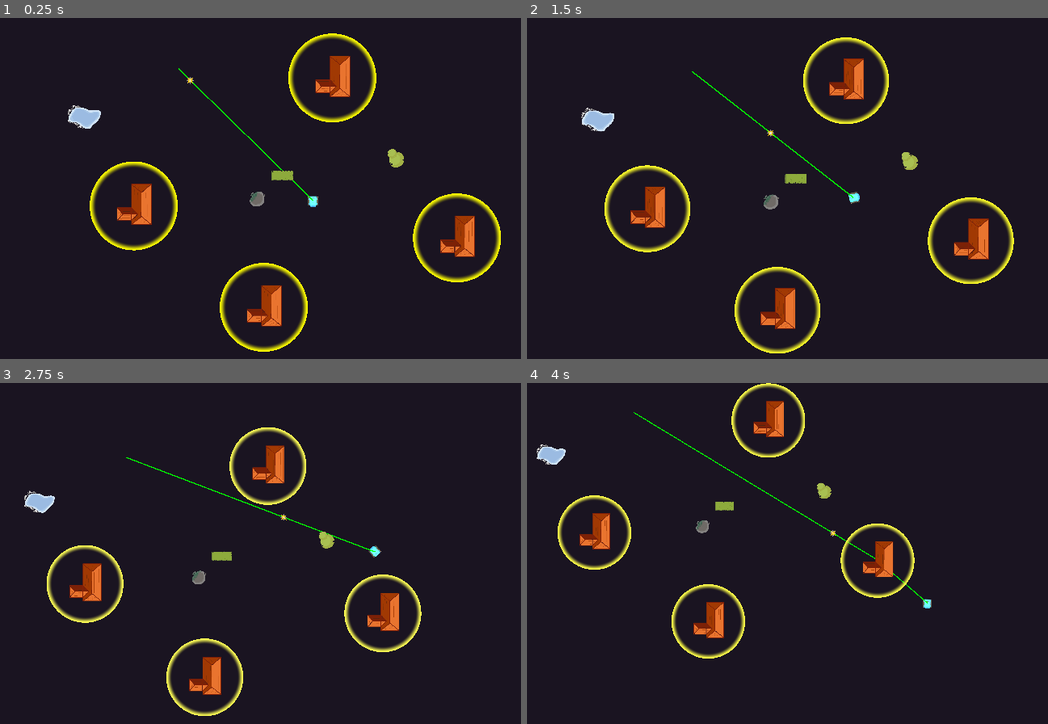
Above: before the commit, frames 1-4 (two rows, left to right).
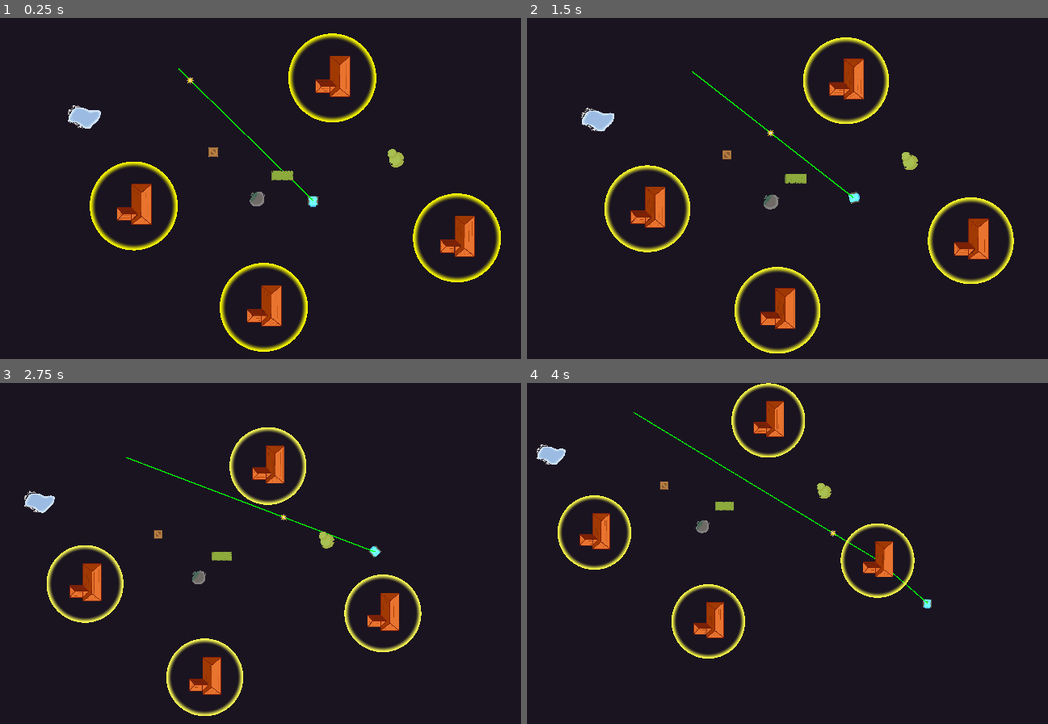
Above: after the commit, the same moments.

Repository: SpyrexDE/BzzBzz
Game: Godot game, scene res://levels/testlvl1.tscn
The game is run twice, just before and just after one commit, with the same random seed, the same clock (stepped at 60 frames per second) and the same inputs.
Inputs:
- Up to frame 1 (0.25 s): no input
- Up to frame 2 (1.5 s): hold D (steer_right) 0.53-1.28 s; hold S (go_backward) from 1.28 s (still down)
- Up to frame 3 (2.75 s): release S (go_backward) at 2.03 s; hold D (steer_right) from 2.03 s (still down)
- Up to frame 4 (4 s): release D (steer_right) at 2.78 s; hold W (go_forward) 2.78-3.53 s; hold A (steer_left) from 3.53 s (still down)

The runs differ from the first frame. In frame 1, less than 0.1% of the frame differs, in the area x 40-42%, y 37-41%; in frame 2, less than 0.1%; in frame 3, less than 0.1%; in frame 4, less than 0.1%.

Commit message:
add game over by kiste

Diff:
--- a/levels/testlvl1.tscn
+++ b/levels/testlvl1.tscn
@@ -9,6 +9,7 @@
 [ext_resource type="PackedScene" uid="uid://m1f2y8cfvcd0" path="res://props/Fels/Fels.tscn" id="7_n10mv"]
 [ext_resource type="PackedScene" uid="uid://c1dxd27ews2cu" path="res://props/Hecke/hecke.tscn" id="8_udnlr"]
 [ext_resource type="PackedScene" uid="uid://dd4pjpgedovfg" path="res://props/Hinderniss_Wasser/wasser_teich.tscn" id="9_8oros"]
+[ext_resource type="PackedScene" uid="uid://blhl3st23e63b" path="res://props/kiste/kiste.tscn" id="10_4x42r"]
 
 [node name="Testlvl1" type="Node2D" node_paths=PackedStringArray("midpoint")]
 script = ExtResource("1_ysstf")
@@ -49,3 +50,6 @@
 
 [node name="Wasser_Teich" parent="." instance=ExtResource("9_8oros")]
 position = Vector2(-842, 429)
+
+[node name="Kiste" parent="." instance=ExtResource("10_4x42r")]
+position = Vector2(315, 752)
--- a/props/kiste/kiste.gd
+++ b/props/kiste/kiste.gd
@@ -1,11 +1,6 @@
 extends RigidBody2D
 
-
-# Called when the node enters the scene tree for the first time.
-func _ready():
-	pass # Replace with function body.
-
-
-# Called every frame. 'delta' is the elapsed time since the previous frame.
-func _process(delta):
-	pass
+func _on_area_2d_area_entered(area: Area2D):
+	var zap = area.get_parent()
+	if zap is Zap:
+		zap.kill()
--- a/props/kiste/kiste.tscn
+++ b/props/kiste/kiste.tscn
@@ -1,13 +1,18 @@
-[gd_scene load_steps=3 format=3 uid="uid://blhl3st23e63b"]
+[gd_scene load_steps=5 format=3 uid="uid://blhl3st23e63b"]
 
 [ext_resource type="Texture2D" uid="uid://dnltvvcfgmtk" path="res://Kiste.png" id="1_mgjn0"]
+[ext_resource type="Script" path="res://props/kiste/kiste.gd" id="1_oasxo"]
 
 [sub_resource type="RectangleShape2D" id="RectangleShape2D_vhbhw"]
 size = Vector2(28, 28)
 
+[sub_resource type="RectangleShape2D" id="RectangleShape2D_yma3n"]
+size = Vector2(80, 80)
+
 [node name="Kiste" type="RigidBody2D"]
 mass = 0.01
 linear_damp = 7.141
+script = ExtResource("1_oasxo")
 
 [node name="Sprite2D" type="Sprite2D" parent="."]
 scale = Vector2(3, 3)
@@ -16,3 +21,12 @@
 [node name="CollisionShape2D" type="CollisionShape2D" parent="."]
 scale = Vector2(3, 3)
 shape = SubResource("RectangleShape2D_vhbhw")
+
+[node name="Area2D" type="Area2D" parent="."]
+collision_layer = 2
+collision_mask = 2
+
+[node name="CollisionShape2D" type="CollisionShape2D" parent="Area2D"]
+shape = SubResource("RectangleShape2D_yma3n")
+
+[connection signal="area_entered" from="Area2D" to="." method="_on_area_2d_area_entered"]
Not shown: 1 places in levels/testlvl1.tscn that only renumber resources
